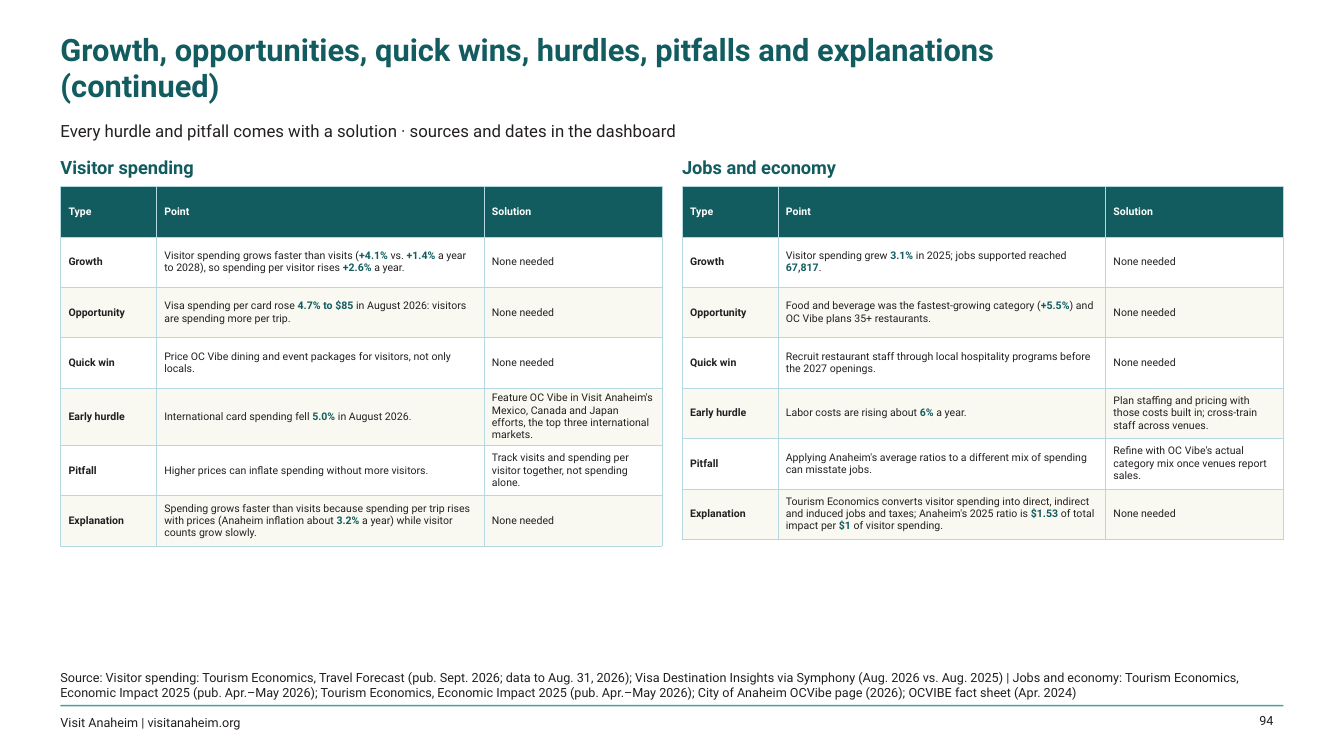
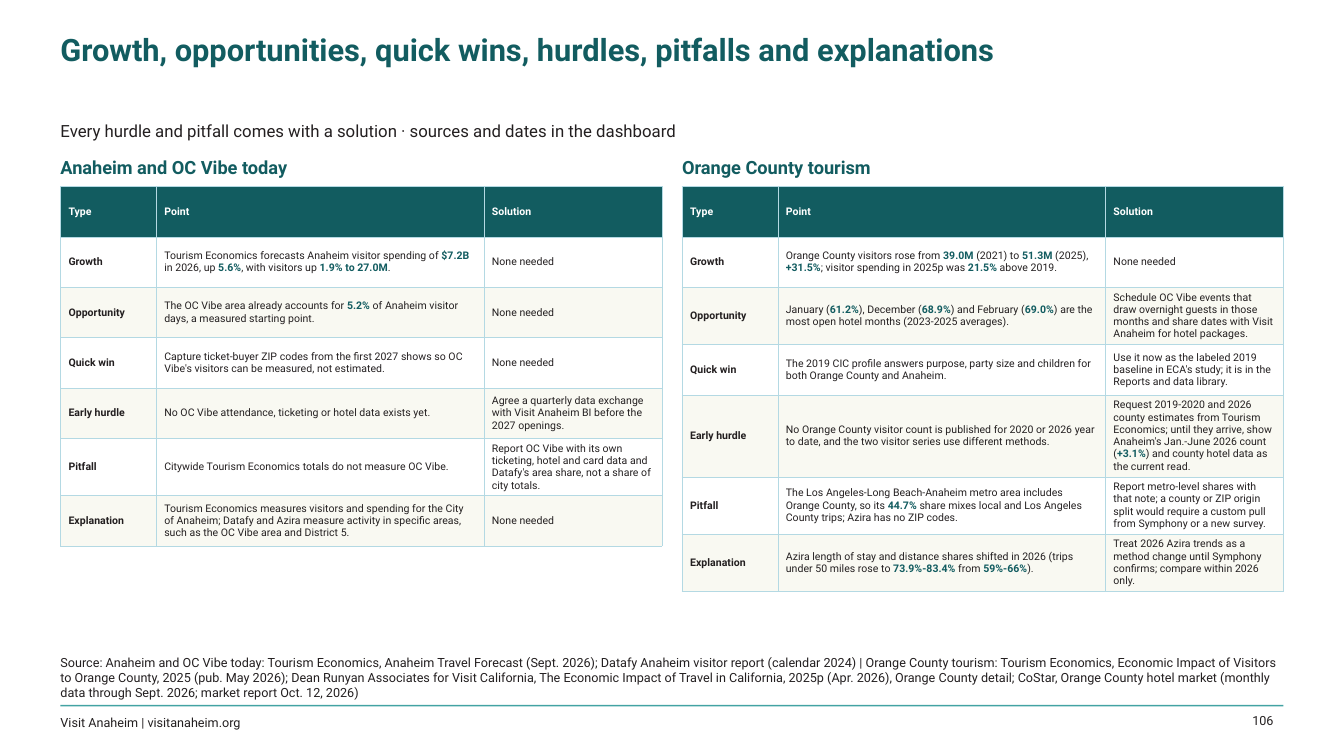
Before and after one commit to bi-visitanaheim/oc-vibe-insights, a slide deck: slide 106 of public/OC_Vibe_Insights.pptx (slide 94 before the commit). Drawn at 1344x756 pixels with LibreOffice and Linux fonts; fonts in the diff are those of the drawing; background and template pictures are left out. Boxes give left, top, right and bottom in pixels: in the first picture for what was removed or moved away, otherwise in the second. Text is boxed around its words. In the diff, an @@ line names an element or a change of style, - is before the commit and + after.

```diff
--- a/public/OC_Vibe_Insights.pptx
+++ b/public/OC_Vibe_Insights.pptx
@@ title at box(60, 37, 994, 68): text changed @@
-Growth, opportunities, quick wins, hurdles, pitfalls and explanations (continued)
+Growth, opportunities, quick wins, hurdles, pitfalls and explanations
@@ text at box(60, 160, 287, 178): text changed @@
-Visitor spending
+Anaheim and OC Vibe today
@@ text at box(682, 160, 871, 178): text changed @@
-Jobs and economy
+Orange County tourism
@@ table at box(60, 187, 662, 540) @@
-row 2, column 2: Visitor spending grows faster than visits (+4.1% vs. +1.4% a year to 2028), so spending per visitor rises +2.6% a year.
+row 2, column 2: Tourism Economics forecasts Anaheim visitor spending of $7.2B in 2026, up 5.6%, with visitors up 1.9% to 27.0M.
-row 3, column 2: Visa spending per card rose 4.7% to $85 in August 2026: visitors are spending more per trip.
+row 3, column 2: The OC Vibe area already accounts for 5.2% of Anaheim visitor days, a measured starting point.
-row 4, column 2: Price OC Vibe dining and event packages for visitors, not only locals.
+row 4, column 2: Capture ticket-buyer ZIP codes from the first 2027 shows so OC Vibe's visitors can be measured, not estimated.
-row 5, column 2: International card spending fell 5.0% in August 2026.
+row 5, column 2: No OC Vibe attendance, ticketing or hotel data exists yet.
-row 5, column 3: Feature OC Vibe in Visit Anaheim's Mexico, Canada and Japan efforts, the top three international markets.
+row 5, column 3: Agree a quarterly data exchange with Visit Anaheim BI before the 2027 openings.
-row 6, column 2: Higher prices can inflate spending without more visitors.
+row 6, column 2: Citywide Tourism Economics totals do not measure OC Vibe.
-row 6, column 3: Track visits and spending per visitor together, not spending alone.
+row 6, column 3: Report OC Vibe with its own ticketing, hotel and card data and Datafy's area share, not a share of city totals.
-row 7, column 2: Spending grows faster than visits because spending per trip rises with prices (Anaheim inflation about 3.2% a year) while visitor counts grow slowly.
+row 7, column 2: Tourism Economics measures visitors and spending for the City of Anaheim; Datafy and Azira measure activity in specific areas, such as the OC Vibe area and District 5.
@@ table at box(683, 187, 1285, 590) @@
-row 2, column 2: Visitor spending grew 3.1% in 2025; jobs supported reached 67,817.
+row 2, column 2: Orange County visitors rose from 39.0M (2021) to 51.3M (2025), +31.5%; visitor spending in 2025p was 21.5% above 2019.
-row 3, column 2: Food and beverage was the fastest-growing category (+5.5%) and OC Vibe plans 35+ restaurants.
+row 3, column 2: January (61.2%), December (68.9%) and February (69.0%) are the most open hotel months (2023-2025 averages).
-row 3, column 3: None needed
+row 3, column 3: Schedule OC Vibe events that draw overnight guests in those months and share dates with Visit Anaheim for hotel packages.
-row 4, column 2: Recruit restaurant staff through local hospitality programs before the 2027 openings.
+row 4, column 2: The 2019 CIC profile answers purpose, party size and children for both Orange County and Anaheim.
-row 4, column 3: None needed
+row 4, column 3: Use it now as the labeled 2019 baseline in ECA's study; it is in the Reports and data library.
-row 5, column 2: Labor costs are rising about 6% a year.
+row 5, column 2: No Orange County visitor count is published for 2020 or 2026 year to date, and the two visitor series use different methods.
-row 5, column 3: Plan staffing and pricing with those costs built in; cross-train staff across venues.
+row 5, column 3: Request 2019-2020 and 2026 county estimates from Tourism Economics; until they arrive, show Anaheim's Jan.-June 2026 count (+3.1%) and county hotel data as the current read.
-row 6, column 2: Applying Anaheim's average ratios to a different mix of spending can misstate jobs.
+row 6, column 2: The Los Angeles-Long Beach-Anaheim metro area includes Orange County, so its 44.7% share mixes local and Los Angeles County trips; Azira has no ZIP codes.
-row 6, column 3: Refine with OC Vibe's actual category mix once venues report sales.
+row 6, column 3: Report metro-level shares with that note; a county or ZIP origin split would require a custom pull from Symphony or a new survey.
-row 7, column 2: Tourism Economics converts visitor spending into direct, indirect and induced jobs and taxes; Anaheim's 2025 ratio is $1.53 of total impact per $1 of visitor spending.
+row 7, column 2: Azira length of stay and distance shares shifted in 2026 (trips under 50 miles rose to 73.9%-83.4% from 59%-66%).
-row 7, column 3: None needed
+row 7, column 3: Treat 2026 Azira trends as a method change until Symphony confirms; compare within 2026 only.
@@ text at box(60, 657, 1276, 700): text changed @@
-Source: Visitor spending: Tourism Economics, Travel Forecast (pub. Sept. 2026; data to Aug. 31, 2026); Visa Destination Insights via Symphony (Aug. 2026 vs. Aug. 2025) | Jobs and economy: Tourism Economics, Economic Impact 2025 (pub. Apr.–May 2026); Tourism Economics, Economic Impact 2025 (pub. Apr.–May 2026); City of Anaheim OCVibe page (2026); OCVIBE fact sheet (Apr. 2024)
+Source: Anaheim and OC Vibe today: Tourism Economics, Anaheim Travel Forecast (Sept. 2026); Datafy Anaheim visitor report (calendar 2024) | Orange County tourism: Tourism Economics, Economic Impact of Visitors to Orange County, 2025 (pub. May 2026); Dean Runyan Associates for Visit California, The Economic Impact of Travel in California, 2025p (Apr. 2026), Orange County detail; CoStar, Orange County hotel market (monthly data through Sept. 2026; market report Oct. 12, 2026)
@@ page number at box(1252, 716, 1273, 725): text changed @@
-94
+106
```
Also in this commit, not shown: 33 other slides changed, 16 slides added, 31 other files.
